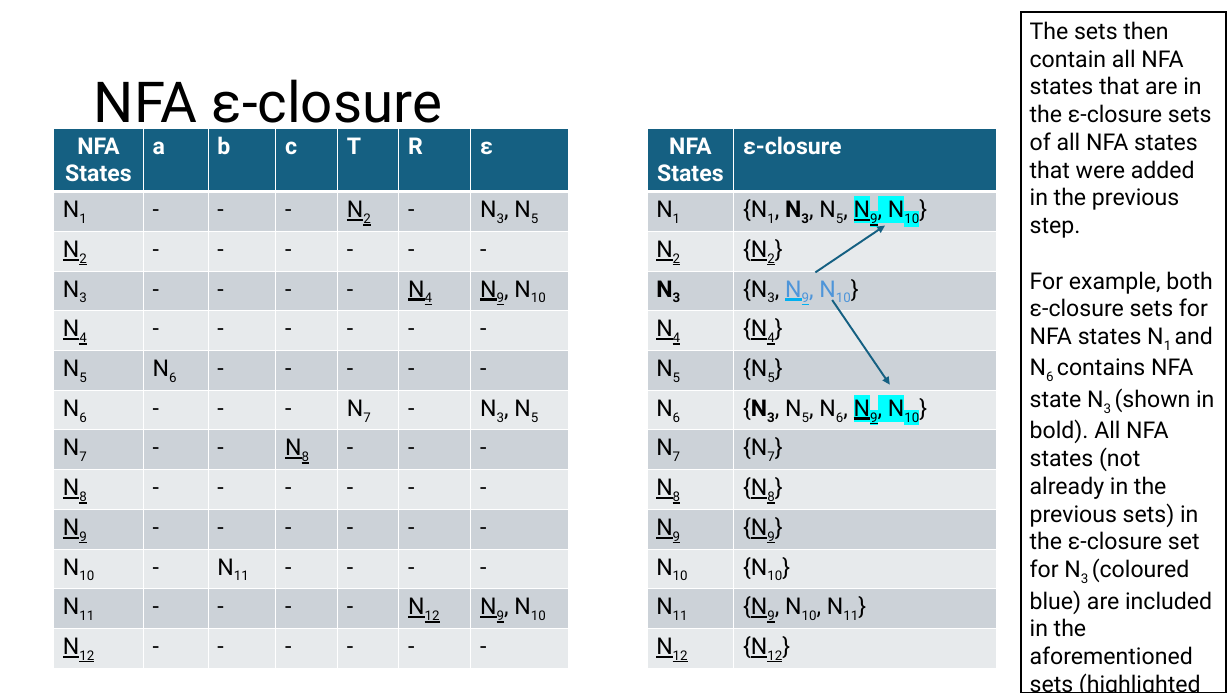
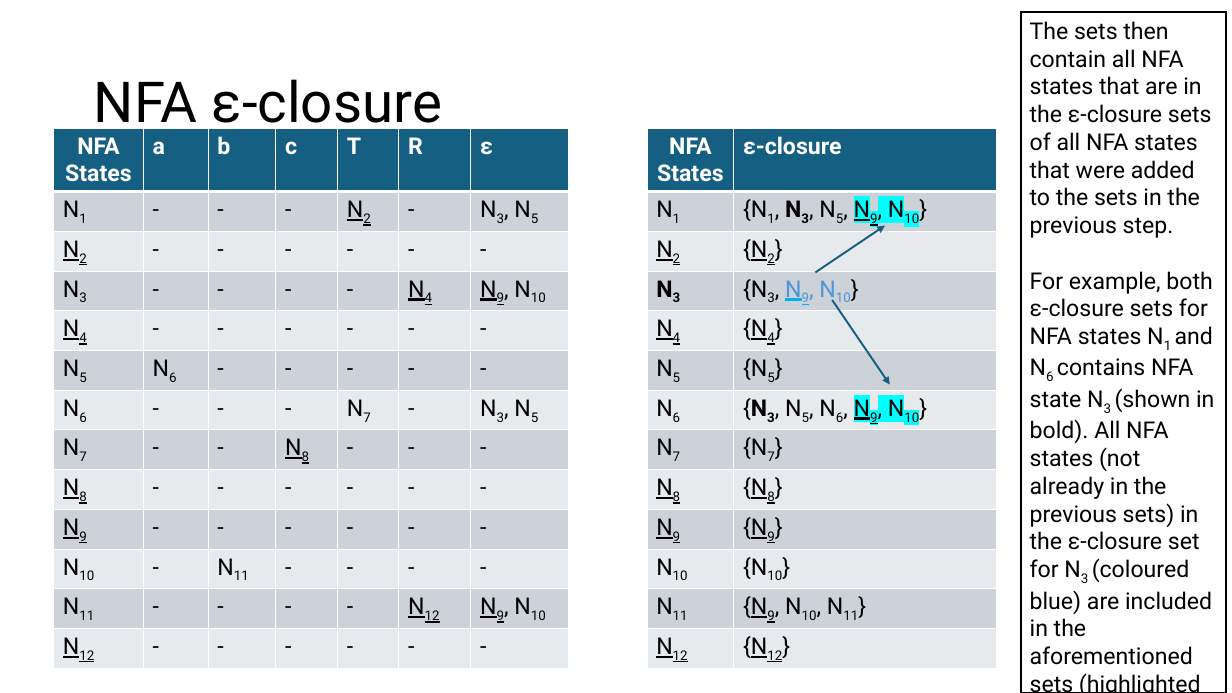
Before and after one commit to Danieldv-s/Research-Materials, a slide deck: slide 28 of Syntax-Analysis/Section2.13Expansion.pptx. Drawn at 1232x693 pixels with LibreOffice and Linux fonts; fonts in the diff are those of the drawing. Boxes give left, top, right and bottom in pixels: in the first picture for what was removed or moved away, otherwise in the second. Text is boxed around its words. In the diff, an @@ line names an element or a change of style, - is before the commit and + after.

```diff
--- a/Syntax-Analysis/Section2.13Expansion.pptx
+++ b/Syntax-Analysis/Section2.13Expansion.pptx
@@ text in rectangle at (1030,21,1212,238): text changed @@
-The sets then contain all NFA states that are in the ε-closure sets of all NFA states that were added in the previous step.
+The sets then contain all NFA states that are in the ε-closure sets of all NFA states that were added to the sets in the previous step.
```
Also in this commit, not shown: 43 other slides changed.
